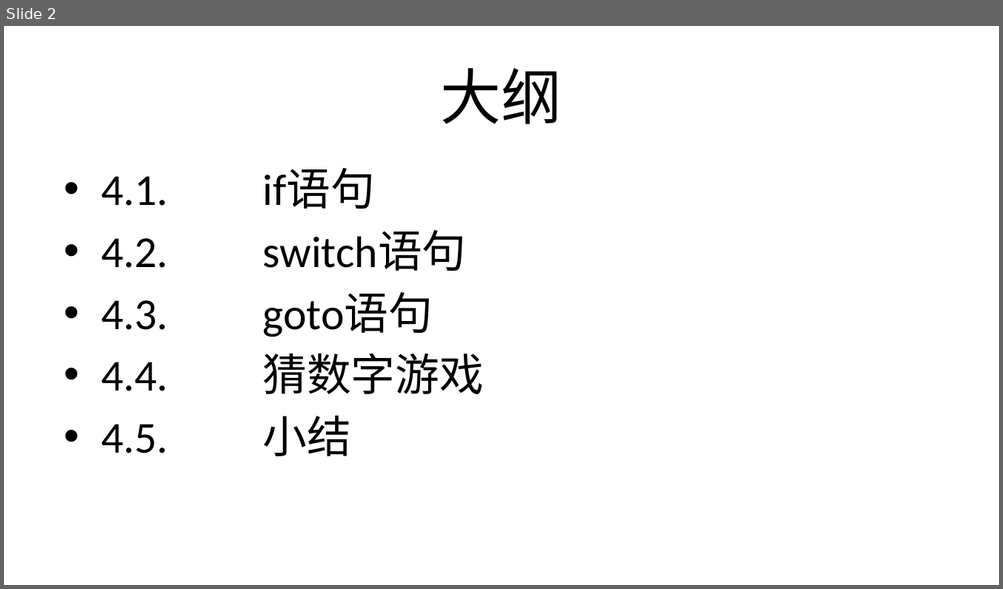
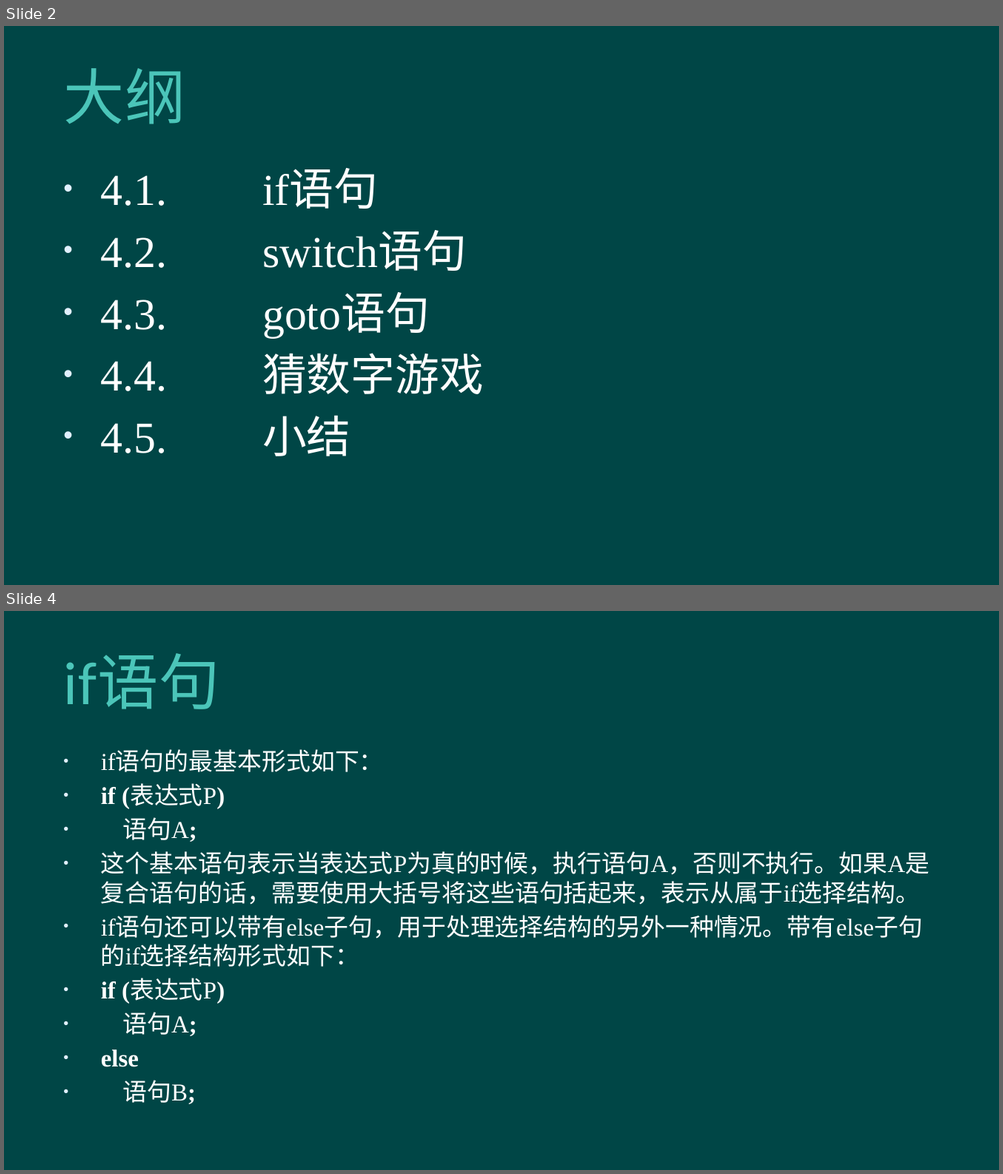
Before and after one commit to hanhonglei/Course_BasicGameProgramming, a slide deck: 第4章 选择结构程序设计/第4章 选择结构程序设计.pptx. Shown one above the other, each under a label of ours: slide 2 before the commit, slides 2 and 4 after it; the slides between them are not shown. The pictures are 1003x589 and 1003x1174 pixels, drawn with LibreOffice and Linux fonts; fonts in the diff are those of the drawing; background and template pictures are left out. Boxes give left, top, right and bottom in pixels: in the first picture for what was removed or moved away, otherwise in the second. Text is boxed around its words. In the diff, an @@ line names an element or a change of style, - is before the commit and + after.

```diff
--- a/第4章 选择结构程序设计/第4章 选择结构程序设计.pptx
+++ b/第4章 选择结构程序设计/第4章 选择结构程序设计.pptx
@@ slide 4 added at (4, 611, 999, 1170), background #004646 @@
@@ title added at (63, 654, 219, 709), 44 pt, text #4BC5B9 @@
+if语句
@@ text added at (101, 752, 929, 1105), 17.6 pt, text #FFFFFF @@
+• if语句的最基本形式如下：
+• if (表达式P)
+• 语句A;
+• 这个基本语句表示当表达式P为真的时候，执行语句A，否则不执行。如果A是复合语句的话，需要使用大括号将这些语句括起来，表示从属于if选择结构。
+• if语句还可以带有else子句，用于处理选择结构的另外一种情况。带有else子句的if选择结构形式如下：
+• if (表达式P)
+• 语句A;
+• else
+• 语句B;
@@ slide 2 changed as well @@
@@ background #FFFFFF to #004646 @@
@@ title "大纲" at (63, 68, 185, 124): text colour #000000 to #4BC5B9, letter spacing 0 to 0.5 pt; alignment centre to left @@
@@ text "4.1. if语句" at (101, 175, 484, 457): font Calibri to Times New Roman, text colour #000000 to #FFFFFF @@
```
Also in this commit, not shown: 1 other slide changed, 27 other slides added, 1 other file.
